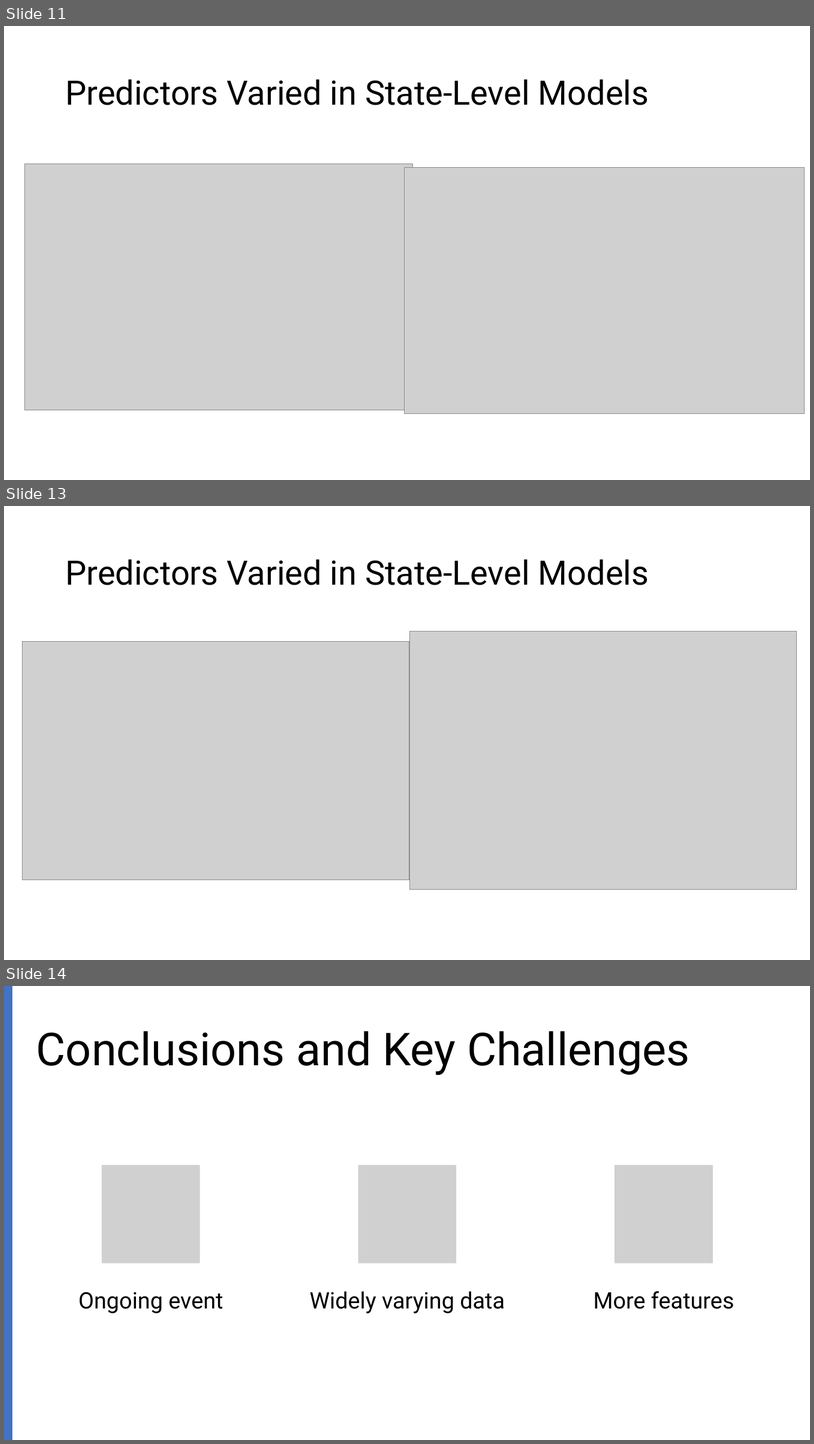
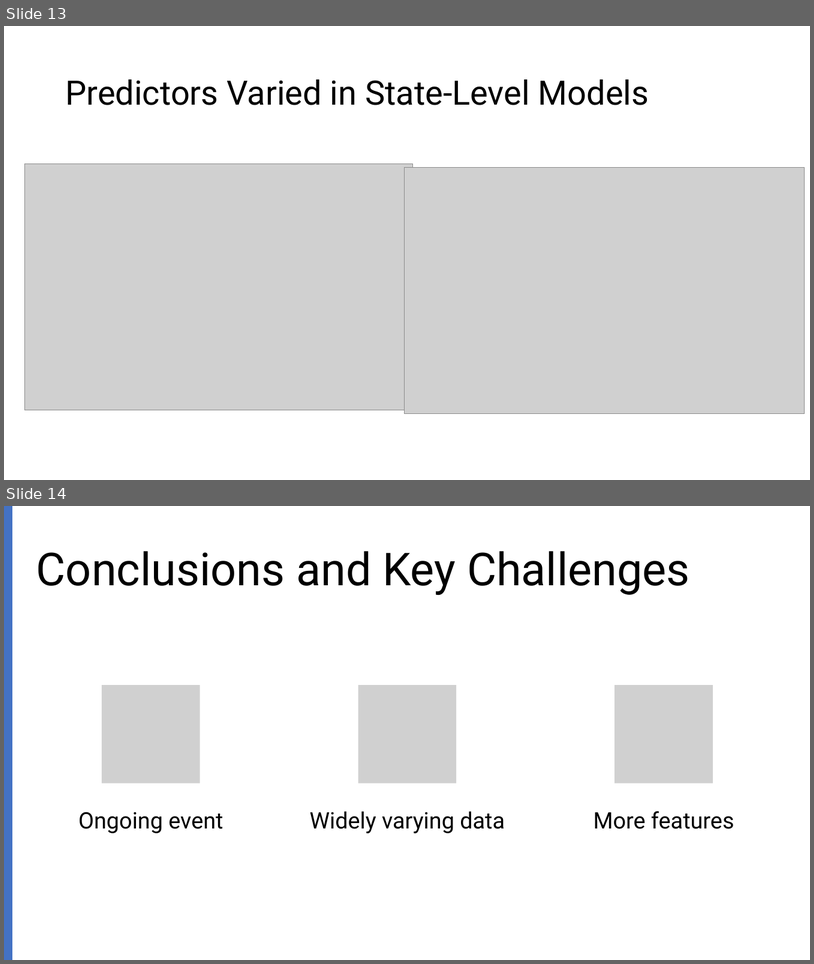
Before and after one commit to cxclark/covid19-analysis, a slide deck: 2020_10_30_covid_usa_analysis.pptx. Shown one above the other, each under a label of ours: slides 11, 13 and 14 before the commit, slides 13 and 14 after it; the slides between them are not shown. The pictures are 814x1444 and 814x964 pixels, drawn with LibreOffice and Linux fonts; fonts in the diff are those of the drawing; grey boxes stand for pictures. Boxes give left, top, right and bottom in pixels: in the first picture for what was removed or moved away, otherwise in the second. Text is boxed around its words. In the diff, an @@ line names an element or a change of style, - is before the commit and + after.

```diff
--- a/2020_10_30_covid_usa_analysis.pptx
+++ b/2020_10_30_covid_usa_analysis.pptx
@@ slide 13 removed at (x1=4, y1=506, x2=810, y2=960), background #FFFFFF @@
@@ title removed at (x1=65, y1=559, x2=649, y2=585) @@
-Predictors Varied in State-Level Models
@@ picture removed at (x1=410, y1=631, x2=797, y2=889) @@
@@ picture removed at (x1=22, y1=642, x2=410, y2=880) @@
@@ what was slide 11 is now slide 13 @@
```
Also in this commit, not shown: 4 slides changed, 2 slides added, 1 other slide removed, 1 other file.
